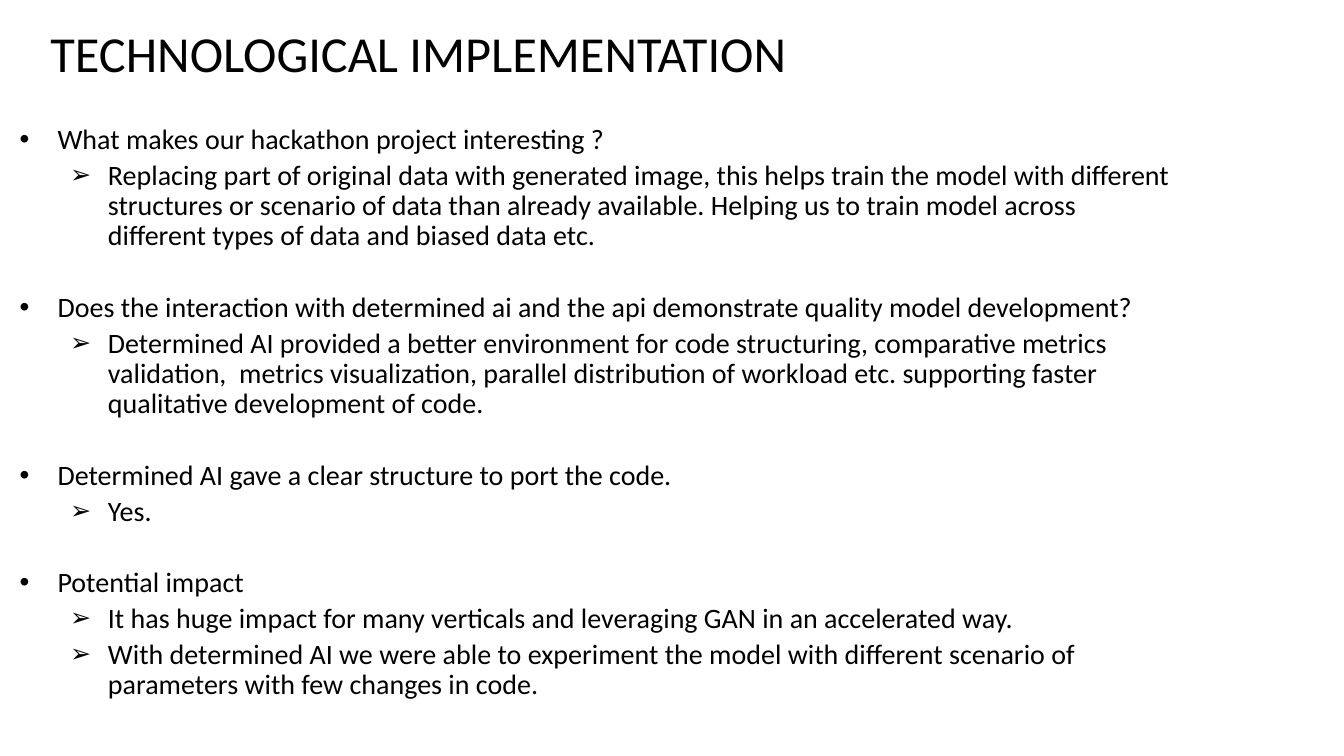
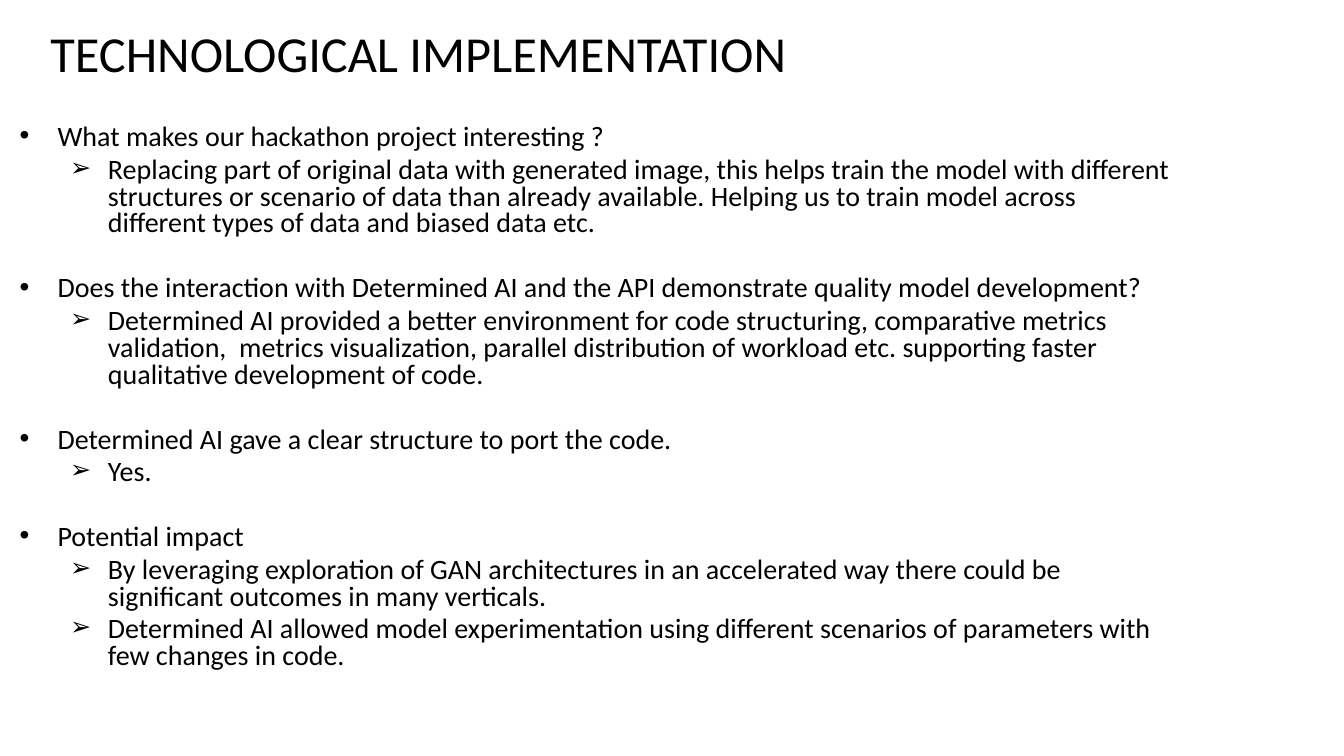
Before and after one commit to ARCHANAGSR/Determined-GAN, a slide deck: slide 8 of DETERMINED-GAN.pptm. Drawn at 1344x756 pixels with LibreOffice and Linux fonts; fonts in the diff are those of the drawing. Boxes give left, top, right and bottom in pixels: in the first picture for what was removed or moved away, otherwise in the second. Text is boxed around its words. In the diff, an @@ line names an element or a change of style, - is before the commit and + after.

```diff
--- a/DETERMINED-GAN.pptm
+++ b/DETERMINED-GAN.pptm
@@ subtitle at <box>58,126,1169,551</box>: line spacing 0.9 to 0.8 @@
@@ subtitle at <box>58,277,1141,302</box>: text changed @@
-• Does the interaction with determined ai and the api demonstrate quality model development?
+• Does the interaction with Determined AI and the API demonstrate quality model development?
@@ subtitle at <box>108,559,1151,670</box>: text changed @@
-  ➢ It has huge impact for many verticals and leveraging GAN in an accelerated way.
-  ➢ With determined AI we were able to experiment the model with different scenario of parameters with few changes in code.
+  ➢ By leveraging exploration of GAN architectures in an accelerated way there could be significant outcomes in many verticals.
+  ➢ Determined AI allowed model experimentation using different scenarios of parameters with few changes in code.
```
Also in this commit, not shown: 5 other slides changed, 4 other files.
